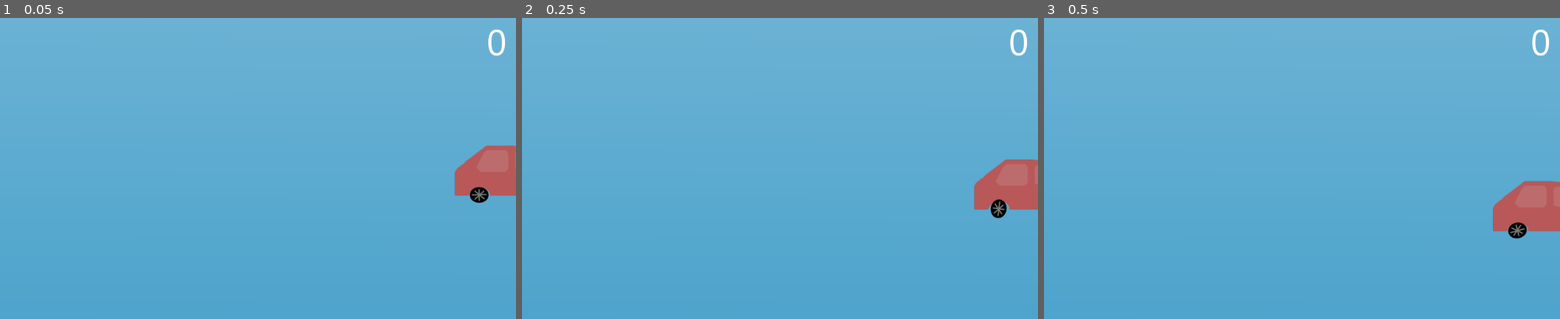
Above: before the commit, frames 1-3 (left to right).
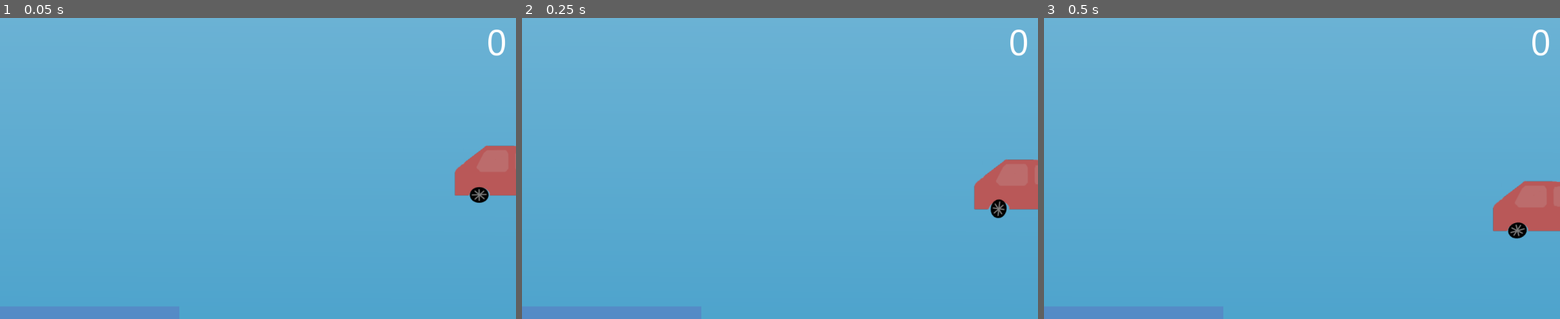
Above: after the commit, the same moments.

Repository: anhcraft/racing
Game: Godot game, scene res://Main.tscn
The game is run twice, just before and just after one commit, with the same random seed, the same clock (stepped at 60 frames per second) and the same inputs.
Inputs:
- Up to frame 1 (0.05 s): no input
- Up to frame 2 (0.25 s): no input
- Up to frame 3 (0.5 s): no input

The runs differ from the first frame. In frame 1, 1.4% of the frame differs, in the area x 0-35%, y 95-100%; in frame 2, 1.4%; in frame 3, 1.4%.

Commit message:
Added speed-boost mechanism

Diff:
--- a/Car.gd
+++ b/Car.gd
@@ -6,6 +6,7 @@
 export var car_speed = 500
 export var car_boost_cooldown = 1
 export var car_boost_speed = 100
+export var car_ultra_boost_speed = 500
 
 var lastBoostTime = 0
 var wheelRotate = 0
@@ -29,7 +30,11 @@
 				velocity.x += 1
 
 			if velocity.length() > 0:
-				if OS.get_time().second >= lastBoostTime + car_boost_cooldown:
+				if Input.is_action_pressed("ui_select") && $"/root/Player".energy == 100:
+					$"/root/Player".update_energy(0)
+					velocity.y += 1
+					speed += car_ultra_boost_speed
+				elif OS.get_time().second >= lastBoostTime + car_boost_cooldown:
 					lastBoostTime = OS.get_time().second
 					speed += car_boost_speed
 
--- a/Main.gd
+++ b/Main.gd
@@ -22,11 +22,13 @@
 	$"/root/Player".position = $Car.position.x
 
 	$"/root/Player".connect("updateBalance", self, "_on_Balance_updated")
-	_on_Balance_updated($"/root/Player".balance)
+	$"/root/Player".connect("updateEnergy", self, "_on_Energy_updated")
+	$"/root/Player".init()
 
 func _on_Car_moving():
 	if abs($Car.position.x - $Camera.position.x) >= 0.05 * width:
 		cameraVelocity = $Car.position.x - $Camera.position.x
+		$"/root/Player".boost(abs($Car.position.x - $"/root/Player".position))
 		$"/root/Player".position = $Car.position.x
 		$Terrain.set_origin($"/root/Player".position)
 	if $Car.position.y > $Camera.position.y + 0.1 * height:
@@ -56,6 +58,9 @@
 func _on_Balance_updated(balance):
 	$HUD/BalanceText.text = str(balance) + " "
 
+func _on_Energy_updated(value):
+	$HUD/EnergyBar.value = value
+
 func _on_ContinueBtn_button_down():
 	var ds = $DeathScreen.get_children()
 	for dsc in ds:
--- a/Main.tscn
+++ b/Main.tscn
@@ -1,10 +1,11 @@
-[gd_scene load_steps=9 format=2]
+[gd_scene load_steps=10 format=2]
 
 [ext_resource path="res://Terrain.tscn" type="PackedScene" id=1]
 [ext_resource path="res://Sky.tscn" type="PackedScene" id=2]
 [ext_resource path="res://Main.gd" type="Script" id=3]
 [ext_resource path="res://Car.tscn" type="PackedScene" id=4]
 [ext_resource path="res://PTSans-Regular.ttf" type="DynamicFontData" id=5]
+[ext_resource path="res://energy_bar.png" type="Texture" id=6]
 
 [sub_resource type="DynamicFont" id=1]
 size = 72
@@ -22,6 +23,7 @@
 script = ExtResource( 3 )
 
 [node name="Sky" parent="." instance=ExtResource( 2 )]
+position = Vector2( 0, -1.7818 )
 scale = Vector2( 2, 2 )
 
 [node name="Car" parent="." instance=ExtResource( 4 )]
@@ -41,6 +43,19 @@
 margin_bottom = 94.0
 custom_fonts/font = SubResource( 1 )
 align = 2
+__meta__ = {
+"_edit_use_anchors_": false
+}
+
+[node name="EnergyBar" type="TextureProgress" parent="HUD"]
+anchor_top = 1.0
+anchor_bottom = 1.0
+margin_top = -25.0
+margin_right = 712.0
+rect_scale = Vector2( 0.5, 1 )
+texture_under = ExtResource( 6 )
+texture_progress = ExtResource( 6 )
+tint_under = Color( 1, 1, 1, 0.196078 )
 __meta__ = {
 "_edit_use_anchors_": false
 }
--- a/Player.gd
+++ b/Player.gd
@@ -1,11 +1,29 @@
 extends Node
 
+export var energy_ratio = 0.05;
+
 signal updateBalance
+signal updateEnergy
 
-var balance = 0;
+var balance;
 var position = 0;
+var energy;
 var stopped = false;
 
+func init():
+	update_balance(0)
+	update_energy(0)
+
 func deposit():
-	balance += 1
+	update_balance(balance + 1)
+
+func update_balance(value: int):
+	balance = value
 	emit_signal("updateBalance", balance)
+
+func boost(delta: float):
+	update_energy(energy + delta * energy_ratio)
+
+func update_energy(value: float):
+	energy = clamp(value, 0, 100)
+	emit_signal("updateEnergy", energy)
Binary file added: energy_bar.png
Not shown, added: energy_bar.png.import
